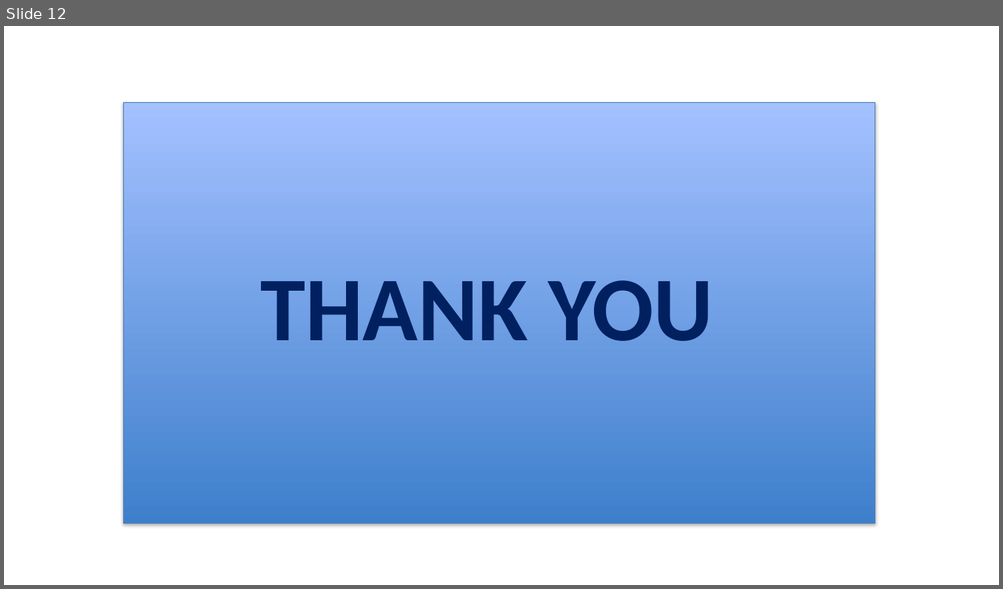
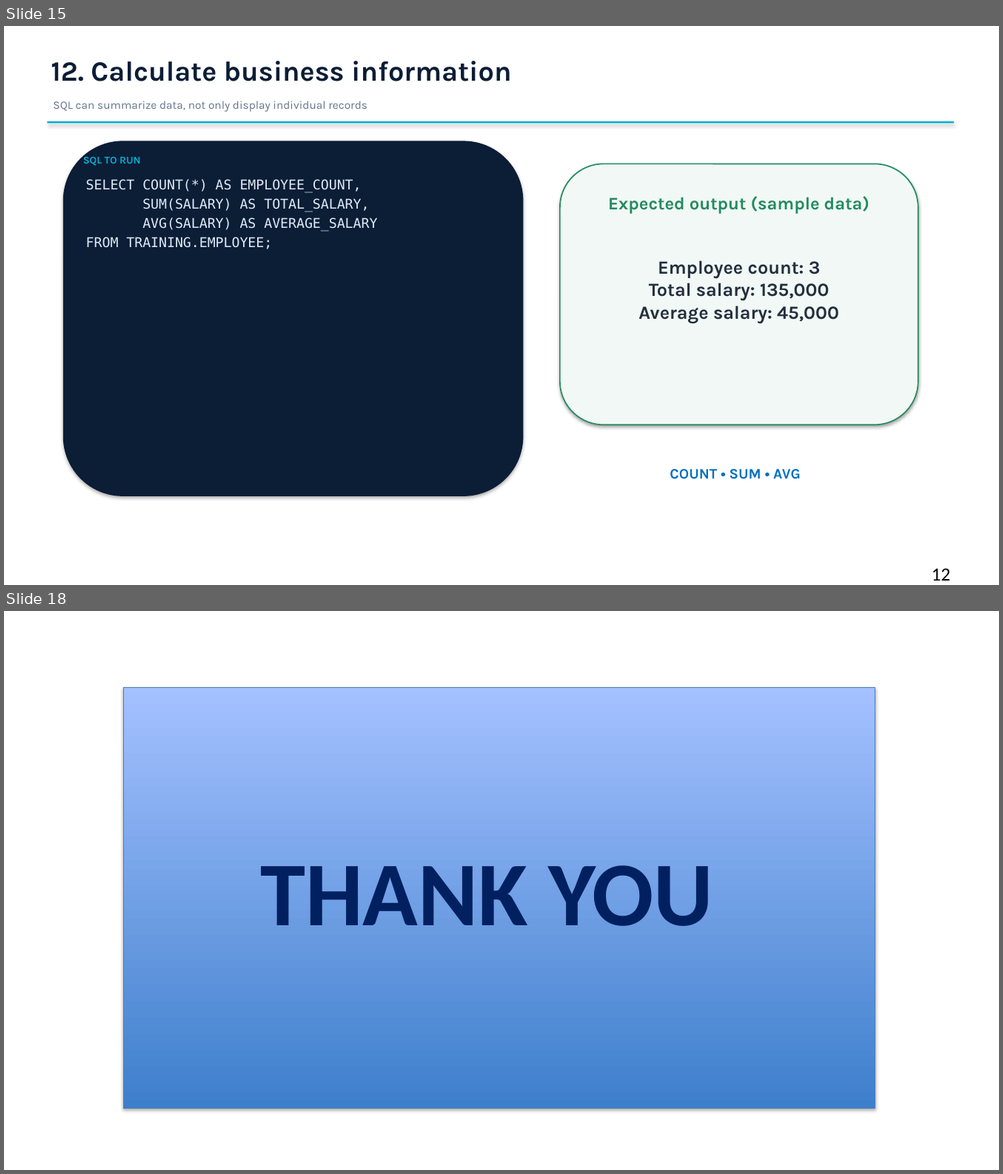
Before and after one commit to prakruthisb08-max/SAP-HANA2, a slide deck: SAP_HANA_15_Slides_With_Agenda.pptx. Shown one above the other, each under a label of ours: slide 12 before the commit, slides 15 and 18 after it; the slides between them are not shown. The pictures are 1003x589 and 1003x1174 pixels, drawn with LibreOffice and Linux fonts; fonts in the diff are those of the drawing. Boxes give left, top, right and bottom in pixels: in the first picture for what was removed or moved away, otherwise in the second. Text is boxed around its words. In the diff, an @@ line names an element or a change of style, - is before the commit and + after.

```diff
--- a/SAP_HANA_15_Slides_With_Agenda.pptx
+++ b/SAP_HANA_15_Slides_With_Agenda.pptx
@@ slide 15 added at [4, 26, 999, 585], background #FFFFFF @@
@@ rectangle added at [4, 26, 999, 585], fill #FFFFFF @@
@@ text added at [51, 61, 511, 82], 27 pt, text #0C1D36, bold @@
+12. Calculate business information
@@ text added at [53, 101, 367, 112], 11 pt, text #64748B @@
+SQL can summarize data, not only display individual records
@@ rectangle added at [47, 121, 954, 124], fill #00B0D2 @@
@@ rounded rectangle added at [64, 141, 523, 496], fill #0C1D36, outline #0C1D36 1.2 pt @@
@@ text added at [83, 154, 141, 166], 10 pt, text #00B0D2, bold @@
+SQL TO RUN
@@ text added at [86, 179, 377, 249], 13 pt, text #DEEBF7 @@
+SELECT COUNT(*) AS EMPLOYEE_COUNT,
+SUM(SALARY) AS TOTAL_SALARY,
+AVG(SALARY) AS AVERAGE_SALARY
+FROM TRAINING.EMPLOYEE;
@@ rounded rectangle added at [560, 164, 918, 425], fill #F1F8F5, outline #228B5E 1.2 pt @@
@@ text added at [608, 196, 869, 214], 17 pt, text #228B5E, bold @@
+Expected output (sample data)
@@ text added at [638, 261, 839, 323], 18 pt, text #232F3E, bold @@
+Employee count: 3
+Total salary: 135,000
+Average salary: 45,000
@@ text added at [669, 469, 800, 480], 14 pt, text #0070C0, bold @@
+COUNT • SUM • AVG
@@ text added at [931, 568, 950, 581], 18 pt, text #000000 @@
+12
@@ what was slide 12 is now slide 18 @@
```
Also in this commit, not shown: 1 slide changed, 5 other slides added.
